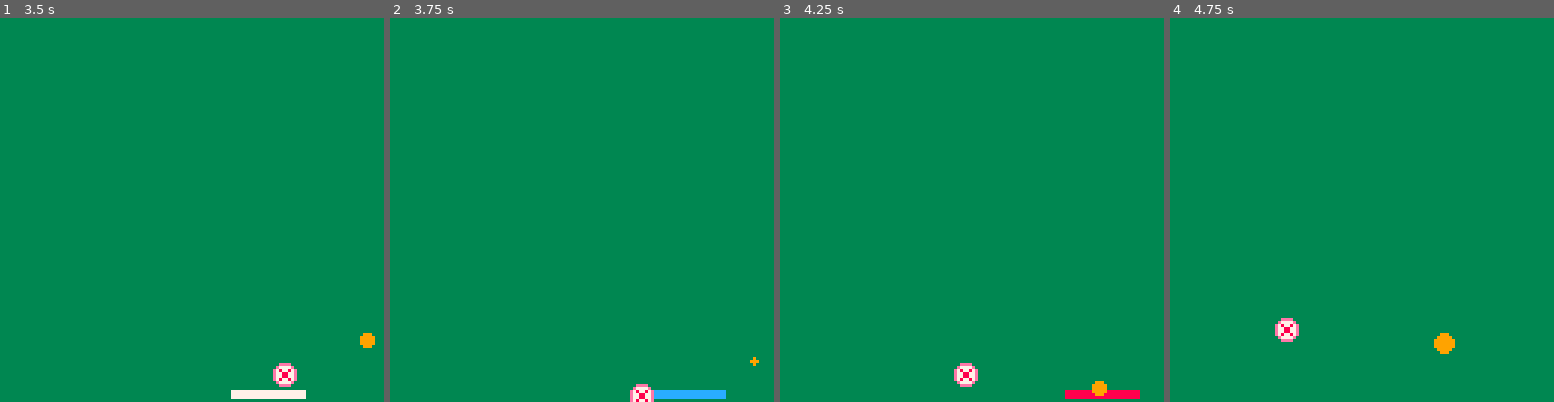
Above: before the commit, frames 1-4 (left to right).
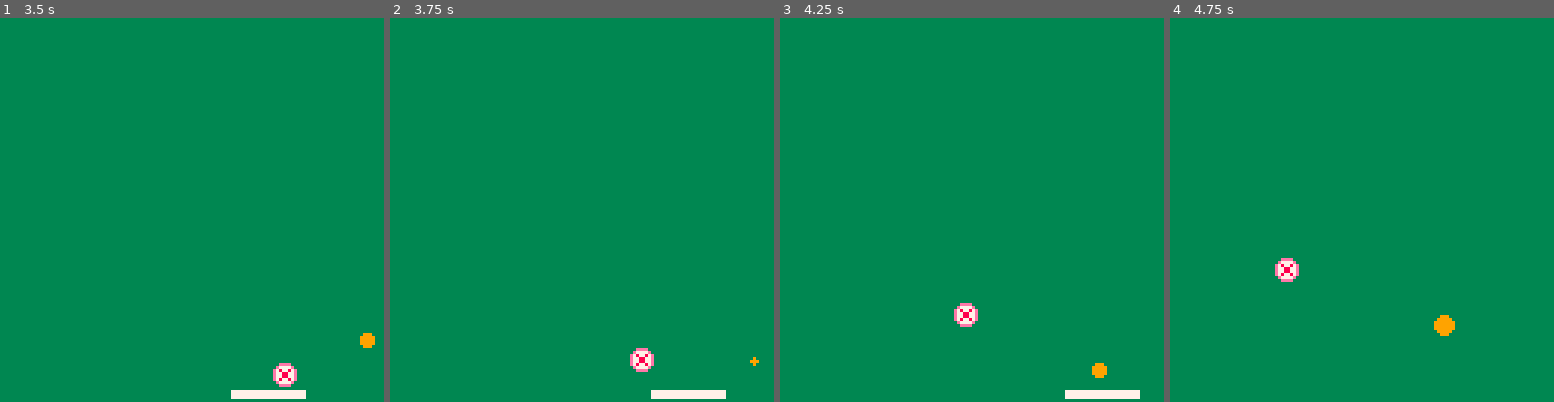
Above: after the commit, the same moments.

Repository: loathe-sum/Arithmebrick
Game: PICO-8 cartridge arithmebrickmain.p8
The game is run twice, just before and just after one commit, with the same random seed, the same clock (stepped at 60 frames per second) and the same inputs.
Inputs:
- Up to frame 1 (3.5 s): tap O (Z key) at 0.33, 0.7, 1.43, 2.22, 3.1 s; tap X (X key) at 1.07, 2.07, 2.4, 2.73, 3.07, 3.4 s; hold Left 1.97-2.37 s; hold Down 2.42-2.82 s; hold Right from 2.87 s (still down)
- Up to frame 2 (3.75 s): release Right at 3.53 s; hold Up from 3.58 s (still down); tap X (X key) at 3.73 s
- Up to frame 3 (4.25 s): tap O (Z key) at 3.98 s; tap X (X key) at 4.07 s; release Up at 4.08 s; hold Right from 4.13 s (still down)
- Up to frame 4 (4.75 s): tap X (X key) at 4.4, 4.73 s; release Right at 4.53 s; hold Down from 4.58 s (still down)

Frame 1 is identical in both runs. In frame 2, 1.0% of the frame differs, in the area x 62-88%, y 85-100%; in frame 3, 1.3%, in the area x 45-94%, y 74-100%; in frame 4, 1.0%.

Commit message:
Update arithmebrickmain.p8
adding collision with pad reverses y direction

Diff:
--- a/arithmebrickmain.p8
+++ b/arithmebrickmain.p8
@@ -94,12 +94,17 @@
  -- play sfx 1 at y edge
  sfx(1)
  end
+ -- default pad color
  pad_clr=7
+ -- if ball hits, change color of pad
 if ball_hit_box(pad_x,pad_y,pad_w,pad_h,pad_clr) then
     pad_clr=8
-end
+    ball_ys= -ball_ys
+end
+-- if sprite hits, change color of pad
 if ball_spr_hit_box(pad_x,pad_y,pad_w,pad_h,pad_clr) then
     pad_clr=12
+    ball_spr_ys= -ball_spr_ys
 end
 
 end
@@ -115,35 +120,49 @@
  pad_x+pad_w,pad_h+pad_y,
  pad_clr
  )
+
  -- tutorial ball
  circfill
  (
  ball_x,ball_y,
  ball_rad,ball_clr
  )
+
  -- main ball sprite
  spr(0,ball_spr_x,ball_spr_y)
 end
+
  -- setup hitbox for the ball
- -- can make another with
- -- spr instead for testing
+
 function ball_hit_box
  --establishes the same 4 points
  --as the pad
- (box_x,box_y,box_w,box_h)
+(box_x,box_y,box_w,box_h)
  --checks the 4 corners of ball
  --hitbox against pad
+
+ --[[makes box by creating 4 points from the center of the ball
+ --imagine a cross from the center point (x,y origin)
+ --and then connecting the 4 points to make a square
+ --thats the rough hitbox]]
+ --checks the 4 corners of ball
+ --hitbox against pad_rect points
  if
+
+
+ --upper point of ball
  (ball_y-ball_rad>box_y+box_h)
  then
  return false
  end
  if
+ --upper lower point of ball
  (ball_y+ball_rad<box_y)
  then
  return false
  end
  if
+ --left point of ball
  (ball_x-ball_rad>box_x+box_w)
  then
  return false
